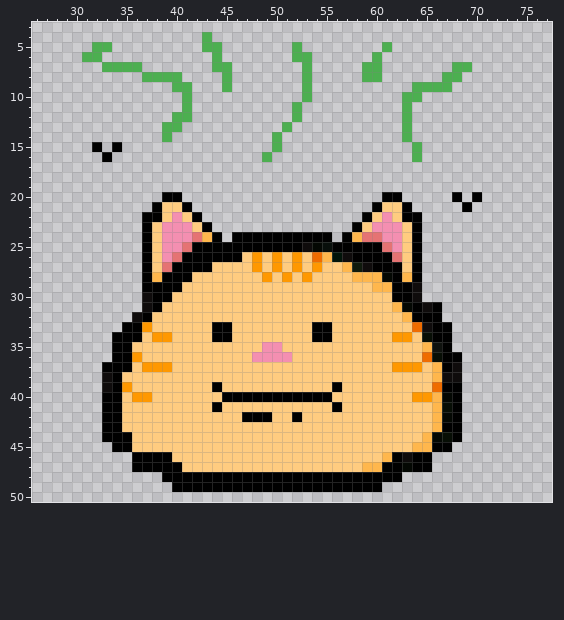
Sprite sheet -- Tagagatchi/src/sprites/cat/smelly.png. Above, as it was before the edit.
The file is 100x100 pixels. Colours within 5 levels of each other are drawn and written as one. Shown: x 26..77, y 3..50.
The same view after the edit:
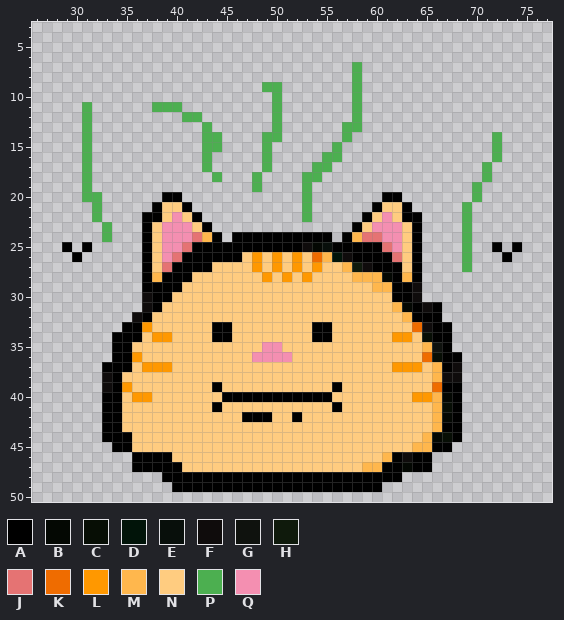
Palette (. is transparent): A #000000  B #040803  C #070e05  D #011409  E #080f0b  F #0f0c0c  G #0f120e  H #0f1a0c  J #e57373  K #ef6c00  L #ff9800  M #ffb74d  N #ffcc80  P #4caf50  Q #f48fb1
Change:
Colour A now appears in row 25 at x 29, 31, 72 and 74; in row 26 at x 30 and 73.
Colour P now appears in rows 7 to 8 at x 58; in row 9 at x 49 to 50 and 58; in row 10 at x 50 and 58; in row 11 at x 31, 38 to 40, 50 and 58; in row 12 at x 31, 42, 50 and 58; in row 13 at x 31, 43, 50 and 57 to 58.
Colour P now appears in row 14 at x 31, 43 to 44, 49, 57 and 72; in row 15 at x 31, 43 to 44, 49, 56 and 72; in row 16 at x 31, 43, 55 to 56 and 72; in row 17 at x 31, 43, 49, 54 to 55 and 71; in row 18 at x 31, 44, 48, 53 to 54 and 71; in row 19 at x 31, 48, 53 and 70.
Colour P now appears in row 20 at x 31 to 32 and 53; in row 21 at x 32 and 53; in row 22 at x 32, 53 and 69; in rows 23 to 24 at x 33 and 69; in rows 25 to 27 at x 69.
The author changed colour A to colour P in row 20 at x 70; in row 21 at x 69.
The edit erases colour A in row 15 at x 32 and 34; in row 16 at x 33; in row 20 at x 68.
The edit erases colour P in row 4 at x 43; in row 5 at x 32 to 33, 43 to 44, 52 and 61; in row 6 at x 31 to 32, 44, 52 to 53 and 60; in row 7 at x 33 to 36, 44 to 45, 53, 59 to 60 and 68 to 69; in row 8 at x 37 to 40, 45, 53, 59 to 60 and 67 to 68; in row 9 at x 40 to 41, 45, 53 and 64 to 67.
The edit erases colour P in row 10 at x 41, 53 and 63 to 64; in row 11 at x 41, 52 and 63; in row 12 at x 40, 52 and 63; in row 13 at x 39 to 40, 51 and 63; in row 14 at x 39 and 63; in row 15 at x 50 and 64.
The edit erases colour P in row 16 at x 64.
